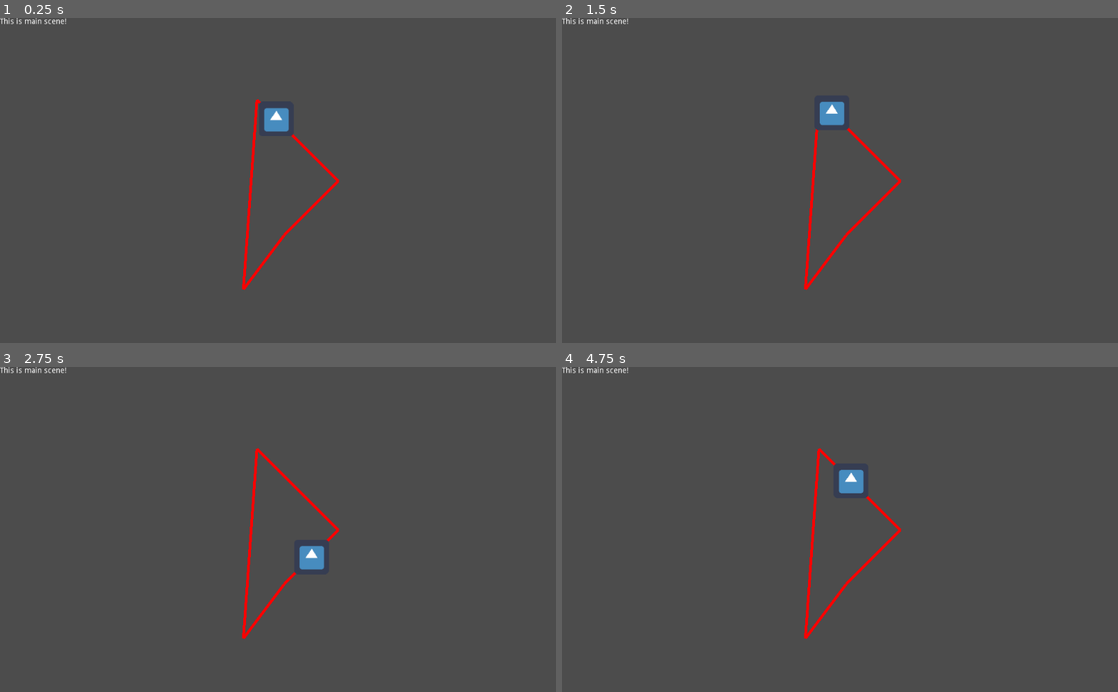
Above: before the commit, frames 1-4 (two rows, left to right).
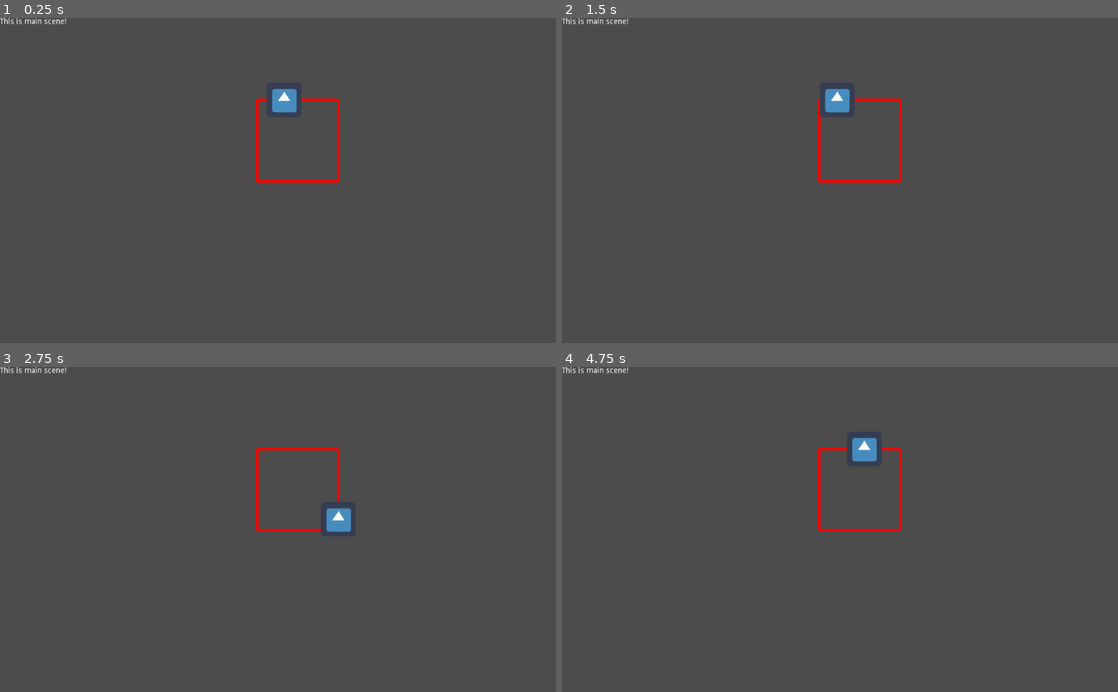
Above: after the commit, the same moments.

Repository: moisesjbc/ufo-taxi
Game: Godot game, scene res://main/main.tscn
Two runs of this game, one before a commit and one after it. Both use one fixed random seed, a clock stepped at 60 frames per second and the inputs below. The engine's default icon, where the game draws it, is replaced by a stand-in: a white triangle on a blue panel in a dark square.
Inputs (mouse positions are in pixels of both pictures, inside the frame that each line leads up to):
- Up to frame 1 (0.25 s): no input
- Up to frame 2 (1.5 s): move the mouse to (962, 164) at 0.52 s; hold Up (ui_up) 0.53-1.25 s; click (962, 164) at 0.67 s; click "Restart game" at 1.25 s
- Up to frame 3 (2.75 s): move the mouse to (166, 545) at 2.02 s; click (166, 545) at 2.17 s
- Up to frame 4 (4.75 s): move the mouse to (895, 458) at 2.77 s; hold Up (ui_up) 2.78-3.5 s; click (895, 458) at 2.92 s; click "Return to main menu" at 3.5 s; click "Start game" at 4.25 s

The runs differ from the first frame. In frame 1, 1.6% of the frame differs, in the area x 43-62%, y 21-84%; in frame 2, 1.5%; in frame 3, 1.7%; in frame 4, 1.7%.

Commit message:
Added node removal

Diff:
--- a/godot-project/gameplay/player_train/player_train.gd
+++ b/godot-project/gameplay/player_train/player_train.gd
@@ -32,3 +32,14 @@
 		# change to next node.
 		move_and_collide(velocity.normalized() * position.distance_to(railtrack.nodes[next_node_index]))
 		change_next_node()
+
+
+func _on_railtrack_node_removed(node_index):
+	if node_index <= current_node_index:
+		current_node_index -= 1
+		if current_node_index < 0:
+			current_node_index = len(railtrack.nodes) - 1
+
+		next_node_index -= 1
+		if current_node_index < 0:
+			current_node_index = len(railtrack.nodes) - 1
--- a/godot-project/gameplay/railtrack/railtrack.gd
+++ b/godot-project/gameplay/railtrack/railtrack.gd
@@ -2,15 +2,18 @@
 extends Node2D
 
 
-var nodes = [
+var initial_nodes = [
 	Vector2(150, 150),
+	Vector2(300, 150),
 	Vector2(300, 300),
-	Vector2(200, 400),
-	Vector2(125, 500)
+	Vector2(150, 300)
 ]
+var nodes = initial_nodes
 
 var current_state = null
 var current_node = null
+
+signal node_removed
 
 func _ready():
 	change_state("selection")
@@ -66,8 +69,15 @@
 func highlight_node(node_index):
 	if node_index != current_node:
 		current_node = node_index
-	update()
+		update()
 
 func select_current_node():
 	if current_node != null:
-		print("Selected!")
+		change_state("node_selected")
+
+func remove_current_node():
+	if current_node != null:
+		nodes.remove(current_node)
+		emit_signal("node_removed", current_node)
+		current_node = null
+		update()
--- a/godot-project/gameplay/railtrack/railtrack.tscn
+++ b/godot-project/gameplay/railtrack/railtrack.tscn
@@ -1,7 +1,8 @@
-[gd_scene load_steps=3 format=2]
+[gd_scene load_steps=4 format=2]
 
 [ext_resource path="res://gameplay/railtrack/railtrack.gd" type="Script" id=1]
 [ext_resource path="res://gameplay/railtrack/states/selection.gd" type="Script" id=2]
+[ext_resource path="res://gameplay/railtrack/states/node_selected.gd" type="Script" id=3]
 
 [node name="railtrack" type="Node2D"]
 script = ExtResource( 1 )
@@ -10,3 +11,30 @@
 
 [node name="selection" type="Node" parent="states"]
 script = ExtResource( 2 )
+
+[node name="node_selected" type="Node" parent="states"]
+script = ExtResource( 3 )
+
+[node name="buttons_container" type="VBoxContainer" parent="states/node_selected"]
+visible = false
+margin_right = 40.0
+margin_bottom = 40.0
+__meta__ = {
+"_edit_use_anchors_": false
+}
+
+[node name="remove_button" type="Button" parent="states/node_selected/buttons_container"]
+margin_right = 64.0
+margin_bottom = 20.0
+text = "Remove"
+__meta__ = {
+"_edit_use_anchors_": false
+}
+
+[node name="cancel_button" type="Button" parent="states/node_selected/buttons_container"]
+margin_top = 24.0
+margin_right = 64.0
+margin_bottom = 44.0
+text = "Cancel"
+[connection signal="pressed" from="states/node_selected/buttons_container/remove_button" to="states/node_selected" method="_on_remove_button_pressed"]
+[connection signal="pressed" from="states/node_selected/buttons_container/cancel_button" to="states/node_selected" method="_on_cancel_button_pressed"]
--- /dev/null
+++ b/godot-project/gameplay/railtrack/states/node_selected.gd
@@ -0,0 +1,18 @@
+extends Node
+
+var railtrack = null
+
+func start():
+	$buttons_container.visible = true
+	$buttons_container.set_global_position(railtrack.to_global(railtrack.nodes[railtrack.current_node]) + Vector2(0, 15))
+
+
+func _on_remove_button_pressed():
+	$buttons_container.visible = false
+	railtrack.remove_current_node()
+	railtrack.change_state("selection")
+
+
+func _on_cancel_button_pressed():
+	$buttons_container.visible = false
+	railtrack.change_state("selection")
--- a/godot-project/main/main.tscn
+++ b/godot-project/main/main.tscn
@@ -28,3 +28,4 @@
 [node name="player_train" parent="railtrack" instance=ExtResource( 5 )]
 position = Vector2( -323.269, -1.12244 )
 [connection signal="game_over" from="." to="." method="_on_main_game_over"]
+[connection signal="node_removed" from="railtrack" to="railtrack/player_train" method="_on_railtrack_node_removed"]
--- a/godot-project/menus/main_menu/main_menu.gd
+++ b/godot-project/menus/main_menu/main_menu.gd
@@ -20,6 +20,5 @@
 	SceneUtils.change_scene(get_tree(), "res://menus/how_to_play_menu/how_to_play_menu.tscn")
 
 
-
 func _on_toggle_sound_button_pressed():
 	SceneUtils.change_scene(get_tree(), "res://menus/options_menu/options_menu.tscn")
